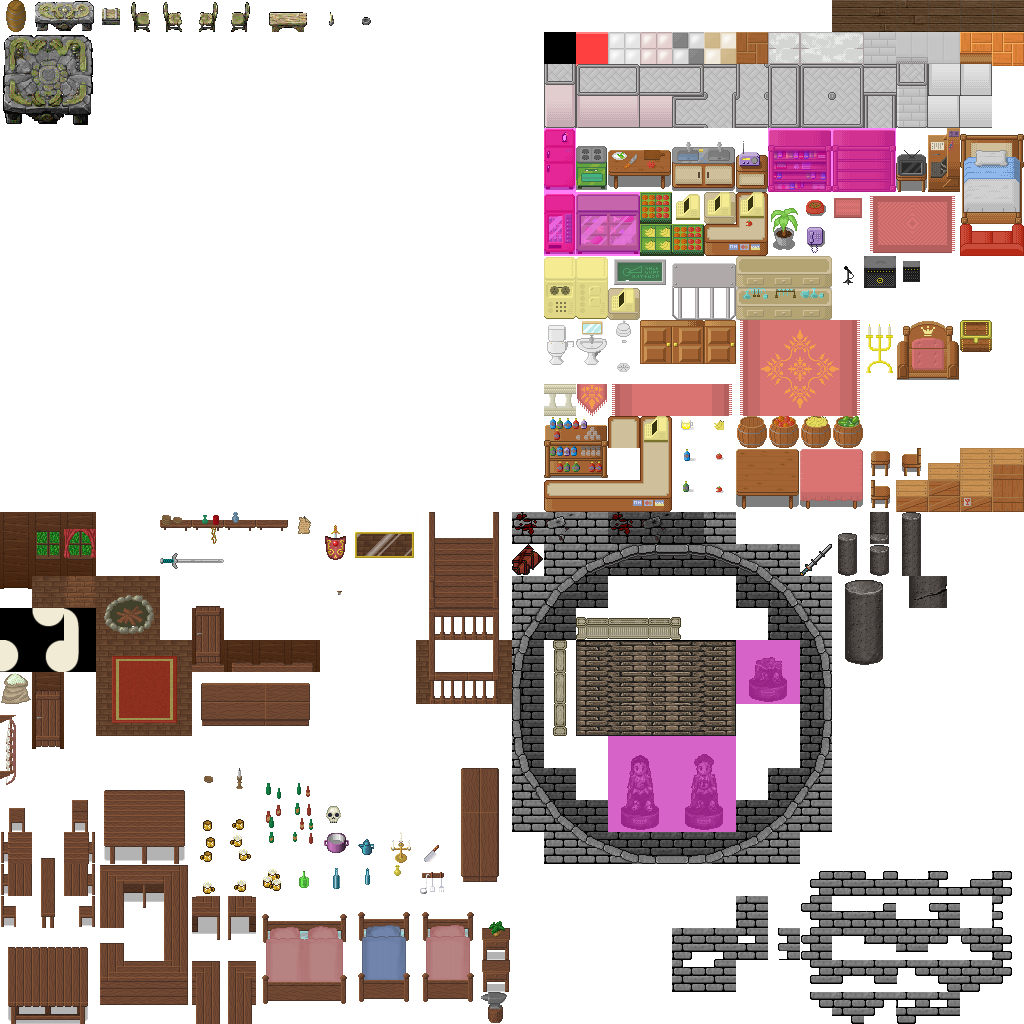
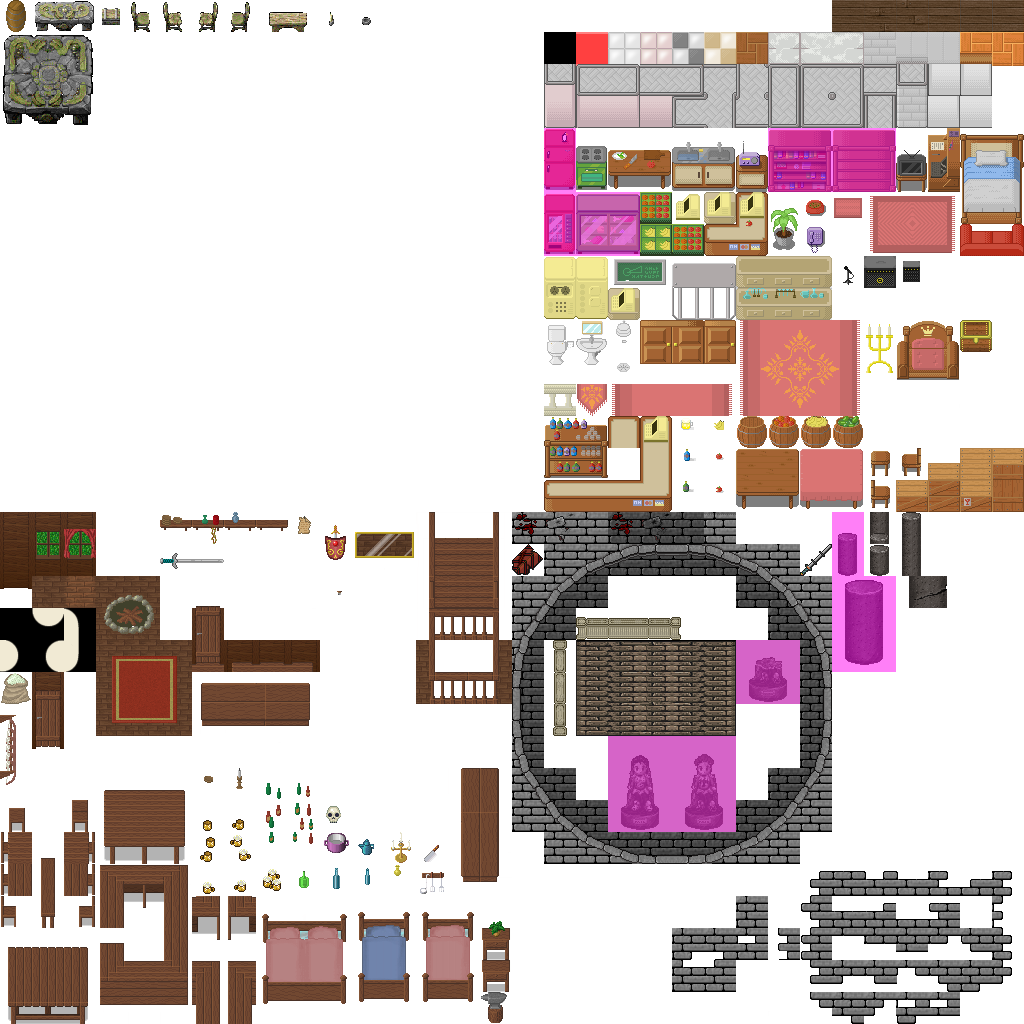
Two versions of the same layered image (1024x1024). Layer-by-layer changes:
painted on "Pinkebene" over [832, 512, 896, 672]
